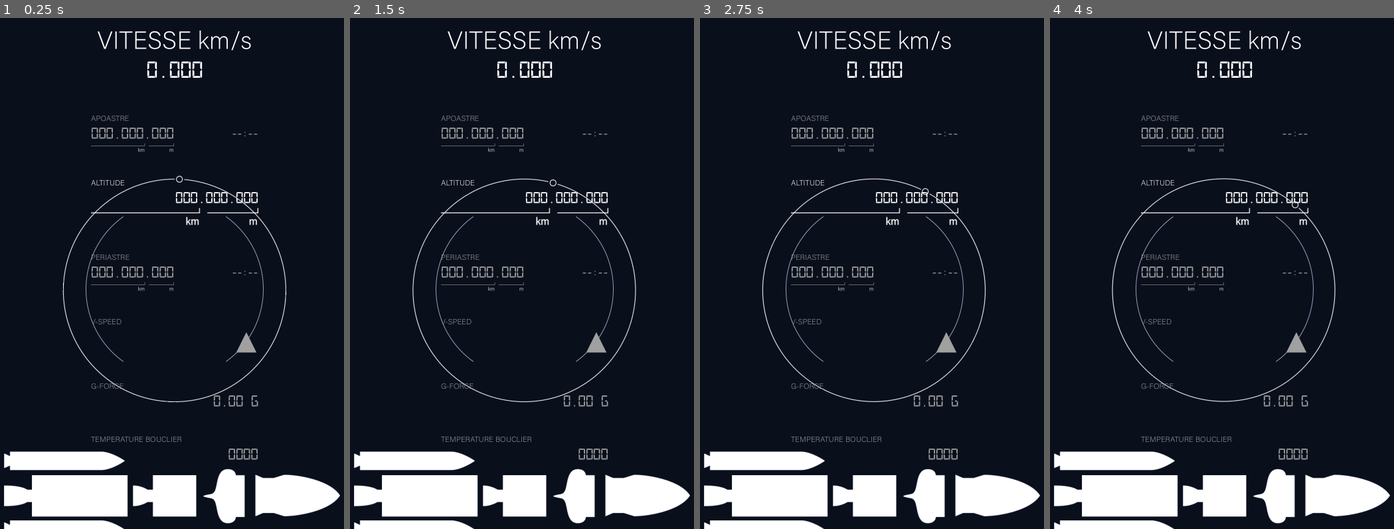
Above: before the commit, frames 1-4 (left to right).
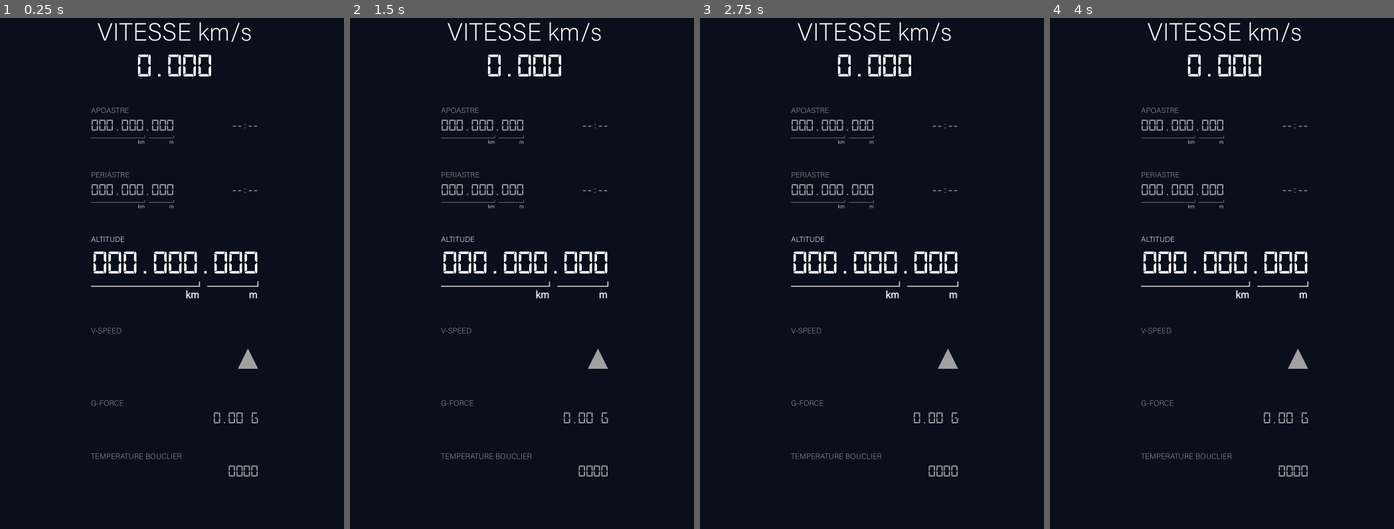
Above: after the commit, the same moments.

Repository: Vastariel/La_Capsule_V3
Game: Godot game, scene res://Scenes/main.tscn
Two runs of this game, one before a commit and one after it. Both use one fixed random seed, a clock stepped at 60 frames per second and the inputs below.
Inputs:
- Up to frame 1 (0.25 s): no input
- Up to frame 2 (1.5 s): no input
- Up to frame 3 (2.75 s): no input
- Up to frame 4 (4 s): tap Enter at 3.5 s

The runs differ from the first frame. In frame 1, 14% of the frame differs, in the area x 1-99%, y 0-100%; in frame 2, 14%; in frame 3, 14%; in frame 4, 14%.

Commit message:
Nettoyage interface godot

Diff:
--- a/godot_ui/Scenes/Telemetry.tscn
+++ b/godot_ui/Scenes/Telemetry.tscn
@@ -69,9 +69,8 @@
 custom_minimum_size = Vector2(750, 0)
 layout_mode = 2
 size_flags_vertical = 3
-theme = ExtResource("6_or2ii")
-theme_override_fonts/font = ExtResource("2_hhwjn")
-theme_override_font_sizes/font_size = 75
+theme_override_fonts/font = ExtResource("2_hhwjn")
+theme_override_font_sizes/font_size = 100
 text = "0.000"
 horizontal_alignment = 1
 clip_text = true
@@ -90,6 +89,7 @@
 layout_mode = 2
 
 [node name="Surrounding" type="TextureRect" parent="Content/CenterContainer" unique_id=1083765300]
+visible = false
 layout_mode = 2
 texture = ExtResource("3_or2ii")
 stretch_mode = 2
@@ -97,6 +97,7 @@
 metadata/_edit_use_anchors_ = true
 
 [node name="Inner Circle" type="HBoxContainer" parent="Content/CenterContainer" unique_id=1741606145]
+visible = false
 layout_mode = 2
 size_flags_vertical = 4
 alignment = 1
@@ -127,21 +128,21 @@
 theme_override_constants/separation = 80
 alignment = 1
 
-[node name="HBoxContainer" type="HBoxContainer" parent="Content/CenterContainer/Values" unique_id=48085732]
-layout_mode = 2
-
-[node name="Apoastre" type="VBoxContainer" parent="Content/CenterContainer/Values/HBoxContainer" unique_id=883821282]
-layout_mode = 2
-size_flags_vertical = 4
-alignment = 1
-
-[node name="Label" type="Label" parent="Content/CenterContainer/Values/HBoxContainer/Apoastre" unique_id=1957617346]
+[node name="Apostre" type="HBoxContainer" parent="Content/CenterContainer/Values" unique_id=48085732]
+layout_mode = 2
+
+[node name="Apoastre" type="VBoxContainer" parent="Content/CenterContainer/Values/Apostre" unique_id=883821282]
+layout_mode = 2
+size_flags_vertical = 4
+alignment = 1
+
+[node name="Label" type="Label" parent="Content/CenterContainer/Values/Apostre/Apoastre" unique_id=1957617346]
 layout_mode = 2
 theme = ExtResource("6_or2ii")
 theme_override_colors/font_color = Color(0.6255971, 0.6255971, 0.6255971, 1)
 text = "APOASTRE"
 
-[node name="ApoapsisValue" type="Label" parent="Content/CenterContainer/Values/HBoxContainer/Apoastre" unique_id=1522828896]
+[node name="ApoapsisValue" type="Label" parent="Content/CenterContainer/Values/Apostre/Apoastre" unique_id=1522828896]
 custom_minimum_size = Vector2(250, 0)
 layout_mode = 2
 size_flags_horizontal = 8
@@ -153,14 +154,14 @@
 horizontal_alignment = 2
 clip_text = true
 
-[node name="TextureRect" type="TextureRect" parent="Content/CenterContainer/Values/HBoxContainer/Apoastre" unique_id=1379832567]
+[node name="TextureRect" type="TextureRect" parent="Content/CenterContainer/Values/Apostre/Apoastre" unique_id=1379832567]
 modulate = Color(0.627451, 0.627451, 0.627451, 1)
 layout_mode = 2
 theme = SubResource("Theme_d7sbj")
 texture = ExtResource("5_8fkpw")
 expand_mode = 5
 
-[node name="ApoTimeValue" type="Label" parent="Content/CenterContainer/Values/HBoxContainer" unique_id=915977789]
+[node name="ApoTimeValue" type="Label" parent="Content/CenterContainer/Values/Apostre" unique_id=915977789]
 custom_minimum_size = Vector2(250, 0)
 layout_mode = 2
 size_flags_horizontal = 8
@@ -172,76 +173,76 @@
 horizontal_alignment = 2
 clip_text = true
 
-[node name="Altitude" type="VBoxContainer" parent="Content/CenterContainer/Values" unique_id=1138711806]
-layout_mode = 2
-size_flags_vertical = 4
-alignment = 1
-
-[node name="Label" type="Label" parent="Content/CenterContainer/Values/Altitude" unique_id=512635235]
-layout_mode = 2
-theme = ExtResource("6_or2ii")
-text = "ALTITUDE"
-
-[node name="AltitudeValue" type="Label" parent="Content/CenterContainer/Values/Altitude" unique_id=291114035]
-custom_minimum_size = Vector2(250, 0)
-layout_mode = 2
-size_flags_horizontal = 8
-theme = ExtResource("6_or2ii")
+[node name="Périastre" type="HBoxContainer" parent="Content/CenterContainer/Values" unique_id=1361096831]
+layout_mode = 2
+
+[node name="Périastre" type="VBoxContainer" parent="Content/CenterContainer/Values/Périastre" unique_id=776964658]
+layout_mode = 2
+size_flags_vertical = 4
+alignment = 1
+
+[node name="Label" type="Label" parent="Content/CenterContainer/Values/Périastre/Périastre" unique_id=1512928876]
+layout_mode = 2
+theme = ExtResource("6_or2ii")
+theme_override_colors/font_color = Color(0.627451, 0.627451, 0.627451, 1)
+text = "PERIASTRE"
+
+[node name="PeriapsisValue" type="Label" parent="Content/CenterContainer/Values/Périastre/Périastre" unique_id=1355302437]
+custom_minimum_size = Vector2(250, 0)
+layout_mode = 2
+size_flags_horizontal = 8
+theme = ExtResource("6_or2ii")
+theme_override_colors/font_color = Color(0.627451, 0.627451, 0.627451, 1)
 theme_override_fonts/font = ExtResource("2_hhwjn")
 theme_override_font_sizes/font_size = 50
 text = "000.000.000"
 horizontal_alignment = 2
 clip_text = true
 
-[node name="TextureRect3" type="TextureRect" parent="Content/CenterContainer/Values/Altitude" unique_id=910526333]
+[node name="TextureRect2" type="TextureRect" parent="Content/CenterContainer/Values/Périastre/Périastre" unique_id=902136651]
+modulate = Color(0.627451, 0.627451, 0.627451, 1)
 layout_mode = 2
 texture = ExtResource("5_8fkpw")
 expand_mode = 5
 
-[node name="Périastre" type="HBoxContainer" parent="Content/CenterContainer/Values" unique_id=1361096831]
-layout_mode = 2
-
-[node name="Périastre" type="VBoxContainer" parent="Content/CenterContainer/Values/Périastre" unique_id=776964658]
-layout_mode = 2
-size_flags_vertical = 4
-alignment = 1
-
-[node name="Label" type="Label" parent="Content/CenterContainer/Values/Périastre/Périastre" unique_id=1512928876]
-layout_mode = 2
-theme = ExtResource("6_or2ii")
-theme_override_colors/font_color = Color(0.627451, 0.627451, 0.627451, 1)
-text = "PERIASTRE"
-
-[node name="PeriapsisValue" type="Label" parent="Content/CenterContainer/Values/Périastre/Périastre" unique_id=1355302437]
-custom_minimum_size = Vector2(250, 0)
-layout_mode = 2
-size_flags_horizontal = 8
-theme = ExtResource("6_or2ii")
-theme_override_colors/font_color = Color(0.627451, 0.627451, 0.627451, 1)
-theme_override_fonts/font = ExtResource("2_hhwjn")
-theme_override_font_sizes/font_size = 50
+[node name="PeriTimeValue" type="Label" parent="Content/CenterContainer/Values/Périastre" unique_id=1365687934]
+custom_minimum_size = Vector2(250, 0)
+layout_mode = 2
+size_flags_horizontal = 8
+theme = ExtResource("6_or2ii")
+theme_override_colors/font_color = Color(0.627451, 0.627451, 0.627451, 1)
+theme_override_fonts/font = ExtResource("2_hhwjn")
+theme_override_font_sizes/font_size = 35
+text = "--:--"
+horizontal_alignment = 2
+clip_text = true
+
+[node name="Altitude" type="VBoxContainer" parent="Content/CenterContainer/Values" unique_id=1138711806]
+layout_mode = 2
+size_flags_vertical = 4
+alignment = 1
+
+[node name="Label" type="Label" parent="Content/CenterContainer/Values/Altitude" unique_id=512635235]
+layout_mode = 2
+theme = ExtResource("6_or2ii")
+text = "ALTITUDE"
+
+[node name="AltitudeValue" type="Label" parent="Content/CenterContainer/Values/Altitude" unique_id=291114035]
+custom_minimum_size = Vector2(500, 0)
+layout_mode = 2
+size_flags_horizontal = 8
+theme = ExtResource("6_or2ii")
+theme_override_fonts/font = ExtResource("2_hhwjn")
+theme_override_font_sizes/font_size = 100
 text = "000.000.000"
 horizontal_alignment = 2
 clip_text = true
 
-[node name="TextureRect2" type="TextureRect" parent="Content/CenterContainer/Values/Périastre/Périastre" unique_id=902136651]
-modulate = Color(0.627451, 0.627451, 0.627451, 1)
+[node name="TextureRect3" type="TextureRect" parent="Content/CenterContainer/Values/Altitude" unique_id=910526333]
 layout_mode = 2
 texture = ExtResource("5_8fkpw")
 expand_mode = 5
 
-[node name="PeriTimeValue" type="Label" parent="Content/CenterContainer/Values/Périastre" unique_id=1365687934]
-custom_minimum_size = Vector2(250, 0)
-layout_mode = 2
-size_flags_horizontal = 8
-theme = ExtResource("6_or2ii")
-theme_override_colors/font_color = Color(0.627451, 0.627451, 0.627451, 1)
-theme_override_fonts/font = ExtResource("2_hhwjn")
-theme_override_font_sizes/font_size = 35
-text = "--:--"
-horizontal_alignment = 2
-clip_text = true
-
 [node name="VSpeed" type="VBoxContainer" parent="Content/CenterContainer/Values" unique_id=924422782]
 layout_mode = 2
 size_flags_vertical = 4
@@ -257,7 +258,6 @@
 custom_minimum_size = Vector2(250, 0)
 layout_mode = 2
 size_flags_horizontal = 8
-theme = ExtResource("6_or2ii")
 theme_override_colors/font_color = Color(0.627451, 0.627451, 0.627451, 1)
 theme_override_font_sizes/font_size = 80
 text = "▲"
@@ -316,6 +316,7 @@
 metadata/_edit_lock_ = true
 
 [node name="Bottom" type="HBoxContainer" parent="Content" unique_id=203269681]
+visible = false
 layout_mode = 2
 theme_override_constants/separation = 25
 
